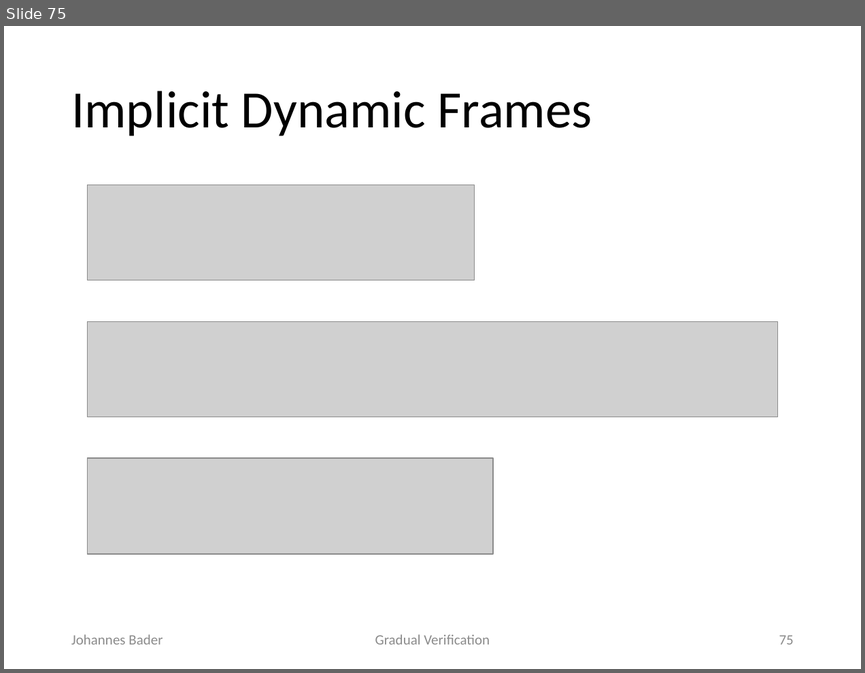
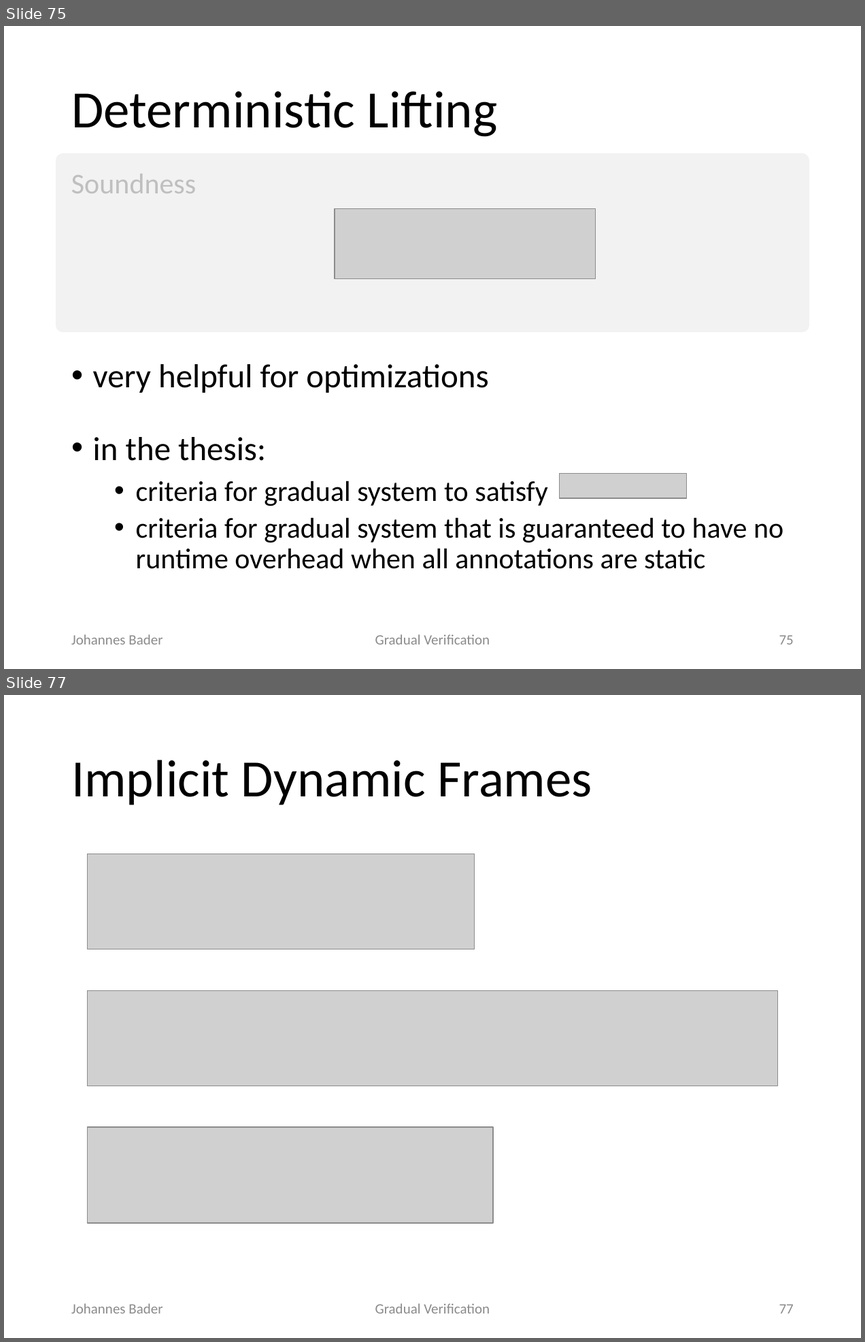
Before and after one commit to olydis/GradVerThesis, a slide deck: presentation/PLunch.pptx. Shown one above the other, each under a label of ours: slide 75 before the commit, slides 75 and 77 after it; the slides between them are not shown. The pictures are 865x673 and 865x1342 pixels, drawn with LibreOffice and Linux fonts; fonts in the diff are those of the drawing; grey boxes stand for pictures. Boxes give left, top, right and bottom in pixels: in the first picture for what was removed or moved away, otherwise in the second. Text is boxed around its words. In the diff, an @@ line names an element or a change of style, - is before the commit and + after.

```diff
--- a/presentation/PLunch.pptx
+++ b/presentation/PLunch.pptx
@@ slide 75 added at [4,26,861,669], background #FFFFFF @@
@@ title added at [71,91,498,137], 44 pt, text #000000 @@
+Deterministic Lifting
@@ rectangle added at [63,161,802,325], fill #F2F2F2, outline #F2F2F2 12 pt, 24 pt, text #BFBFBF @@
+Soundness
@@ picture added at [334,208,595,279] @@
@@ text added at [93,364,783,569], 24 pt, text #000000 @@
+• very helpful for optimizations
+• in the thesis:
+  • criteria for gradual system to satisfy
+  • criteria for gradual system that is guaranteed to have no runtime overhead when all annotations are static
@@ picture added at [559,473,687,498] @@
@@ text added at [71,634,162,644], 12 pt, text #8C8C8C @@
+Johannes Bader
@@ text added at [375,634,490,644], 12 pt, text #8C8C8C @@
+Gradual Verification
@@ page number added at [779,635,793,644], 12 pt, text #8C8C8C @@
+75
@@ what was slide 75 is now slide 77 @@
@@ page number at [779,1304,793,1313]: text changed @@
-75
+77
```
Also in this commit, not shown: 9 slides changed, 1 other slide added.
